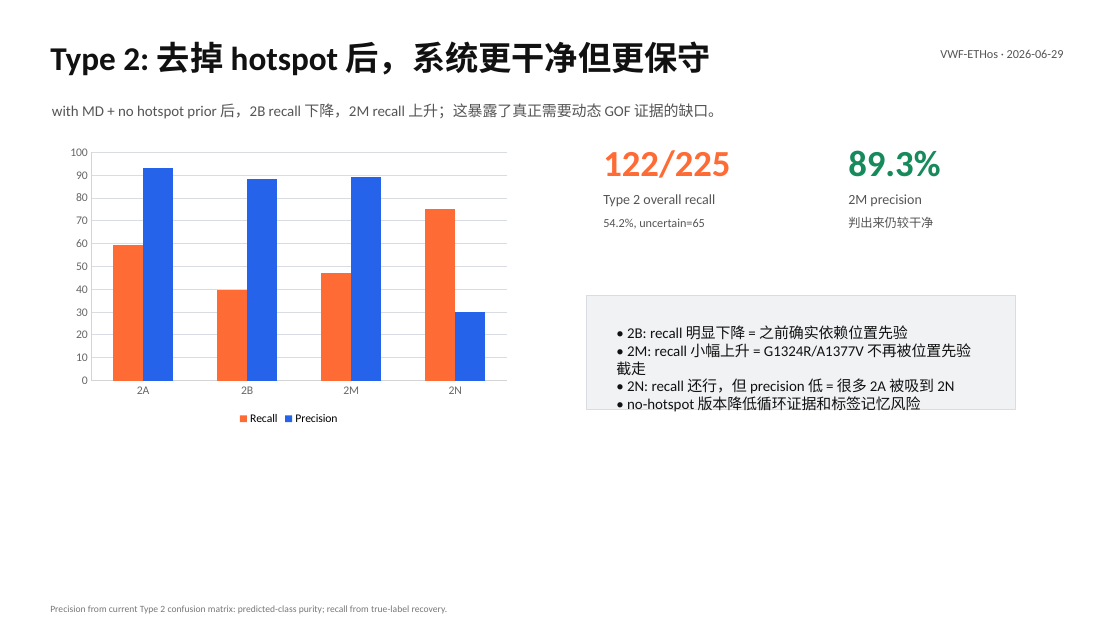
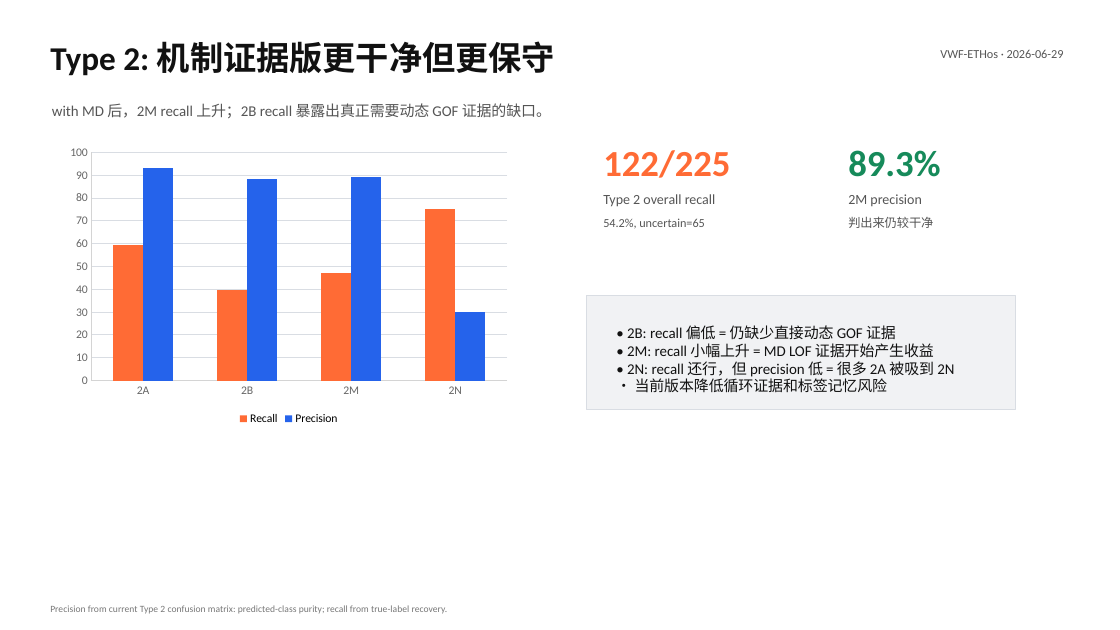
Before and after one commit to LukaDD7/VWF-ETHos, a slide deck: slide 4 of outputs/vwd_mechanism_driven_agentic_diagnosis_2026-06-29.pptx. Drawn at 1120x630 pixels with LibreOffice and Linux fonts; fonts in the diff are those of the drawing. Boxes give left, top, right and bottom in pixels: in the first picture for what was removed or moved away, otherwise in the second. Text is boxed around its words. In the diff, an @@ line names an element or a change of style, - is before the commit and + after.

Commit message:
clean presentation wording and document thresholds

```diff
--- a/outputs/vwd_mechanism_driven_agentic_diagnosis_2026-06-29.pptx
+++ b/outputs/vwd_mechanism_driven_agentic_diagnosis_2026-06-29.pptx
@@ text at (x1=50, y1=41, x2=555, y2=76): text changed @@
-Type 2: 去掉 hotspot 后，系统更干净但更保守
+Type 2: 机制证据版更干净但更保守
@@ text at (x1=52, y1=103, x2=551, y2=118): text changed @@
-with MD + no hotspot prior 后，2B recall 下降，2M recall 上升；这暴露了真正需要动态 GOF 证据的缺口。
+with MD 后，2M recall 上升；2B recall 暴露出真正需要动态 GOF 证据的缺口。
@@ text at (x1=627, y1=325, x2=934, y2=358): text changed @@
-• 2B: recall 明显下降 = 之前确实依赖位置先验
-• 2M: recall 小幅上升 = G1324R/A1377V 不再被位置先验截走
+• 2B: recall 偏低 = 仍缺少直接动态 GOF 证据
+• 2M: recall 小幅上升 = MD LOF 证据开始产生收益
@@ text at (x1=635, y1=378, x2=888, y2=393): text changed @@
-• no-hotspot 版本降低循环证据和标签记忆风险
+• 当前版本降低循环证据和标签记忆风险
```
Also in this commit, not shown: 5 other slides changed, 1 slide added, 2 other files.
